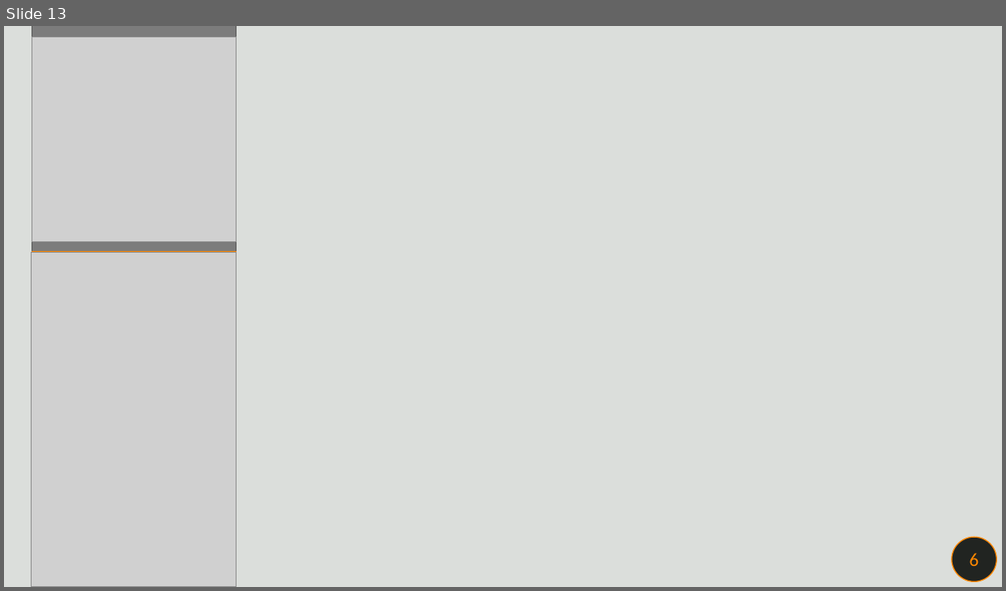
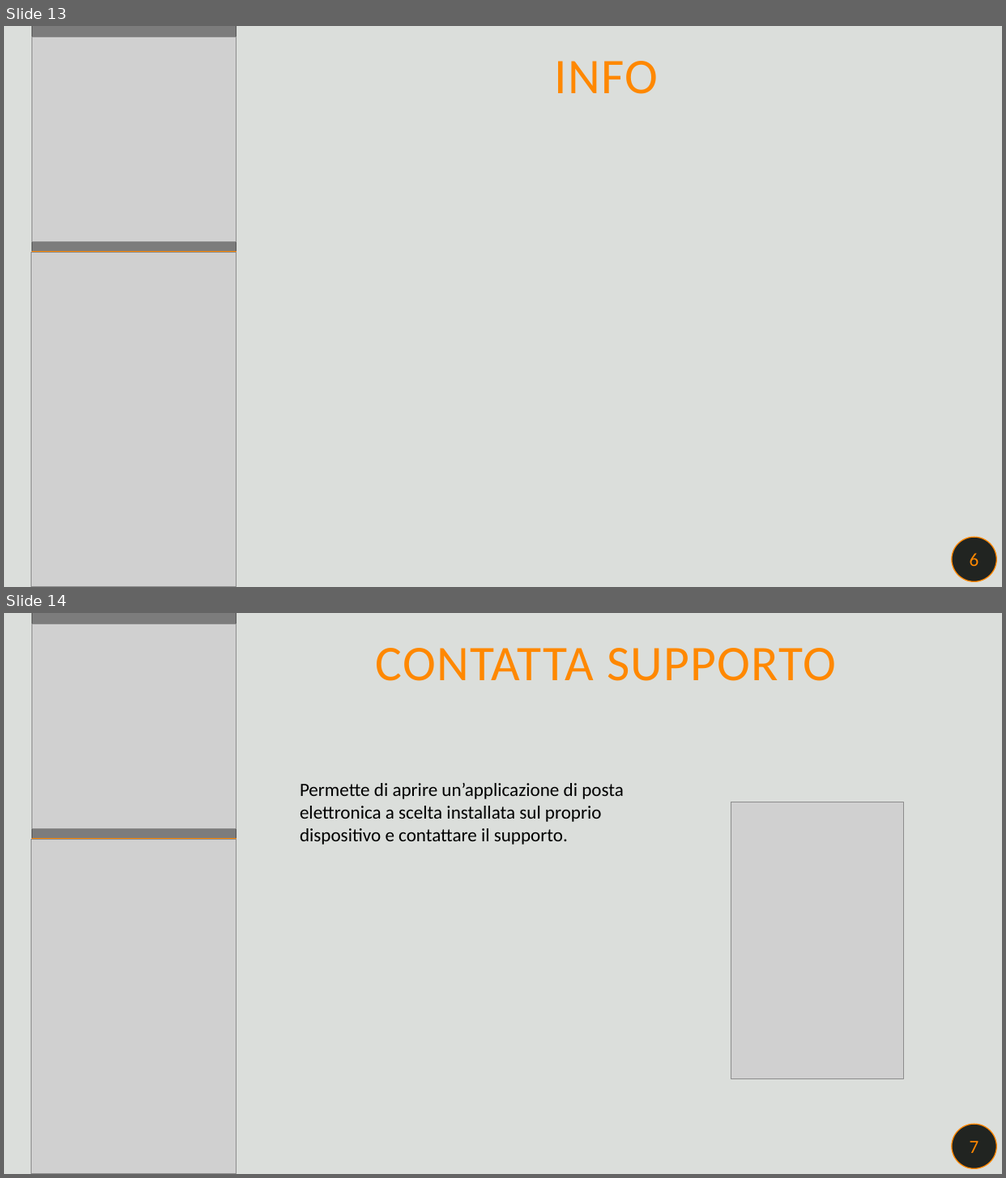
Before and after one commit to kevinmala00/PonyHelper, a slide deck: PresentazionePonyHelper.pptx. Shown one above the other, each under a label of ours: slide 13 before the commit, slides 13 and 14 after it. The pictures are 1006x591 and 1006x1178 pixels, drawn with LibreOffice and Linux fonts; fonts in the diff are those of the drawing; grey boxes stand for pictures. Boxes give left, top, right and bottom in pixels: in the first picture for what was removed or moved away, otherwise in the second. Text is boxed around its words. In the diff, an @@ line names an element or a change of style, - is before the commit and + after.

```diff
--- a/PresentazionePonyHelper.pptx
+++ b/PresentazionePonyHelper.pptx
@@ slide 14 added at box(4, 613, 1002, 1174), background #DBDEDB @@
@@ rectangle added at box(32, 613, 236, 1174), fill #212421 @@
@@ picture added at box(32, 613, 236, 840) @@
@@ rectangle added at box(32, 613, 236, 840), fill #000000 at 40% opacity @@
@@ picture added at box(32, 624, 236, 828) @@
@@ text added at box(376, 648, 836, 681), 48 pt, text #FF8800 @@
+CONTATTA SUPPORTO
@@ text added at box(300, 783, 624, 845), 18 pt, text #000000 @@
+Permette di aprire un’applicazione di posta elettronica a scelta installata sul proprio dispositivo e contattare il supporto.
@@ picture added at box(731, 803, 904, 1080) @@
@@ line added from (32, 840) to (236, 840), #FF8800 2.25 pt @@
@@ picture added at box(32, 840, 236, 1174) @@
@@ ellipse added at box(952, 1124, 997, 1169), fill #212421, outline #FF8800 1 pt, 18 pt, text #FF8800 @@
+7
@@ slide 13 changed as well @@
@@ text added at box(554, 61, 657, 94), 48 pt, text #FF8800 @@
+INFO
```
Also in this commit, not shown: 5 other slides changed, 7 other slides added, 9 slides removed.
